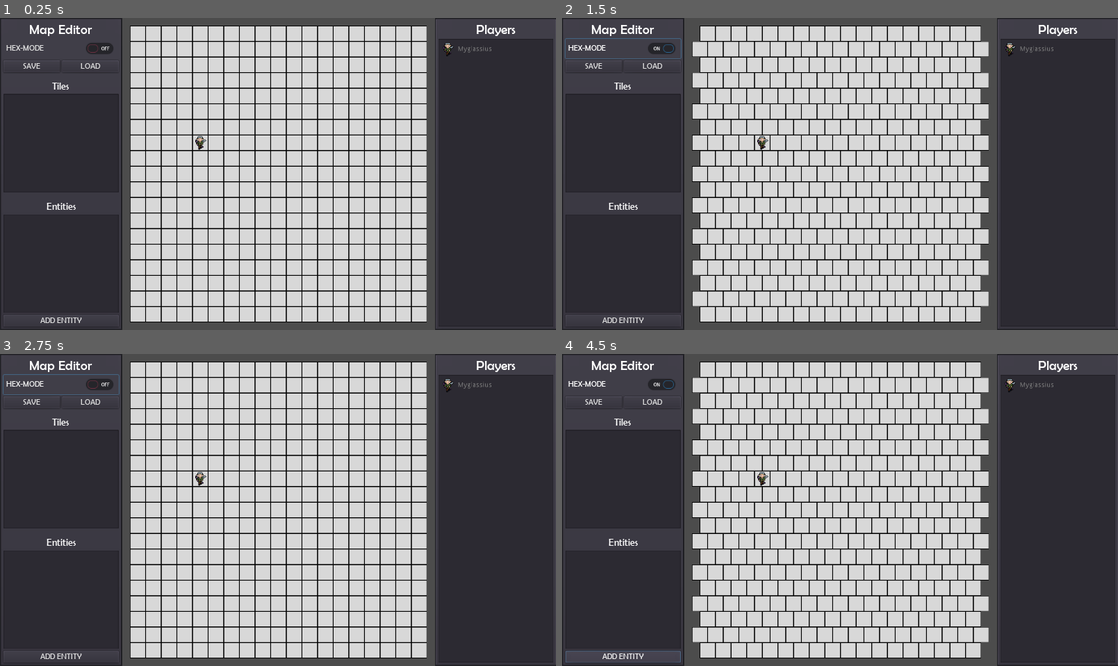
Above: before the commit, frames 1-4 (two rows, left to right).
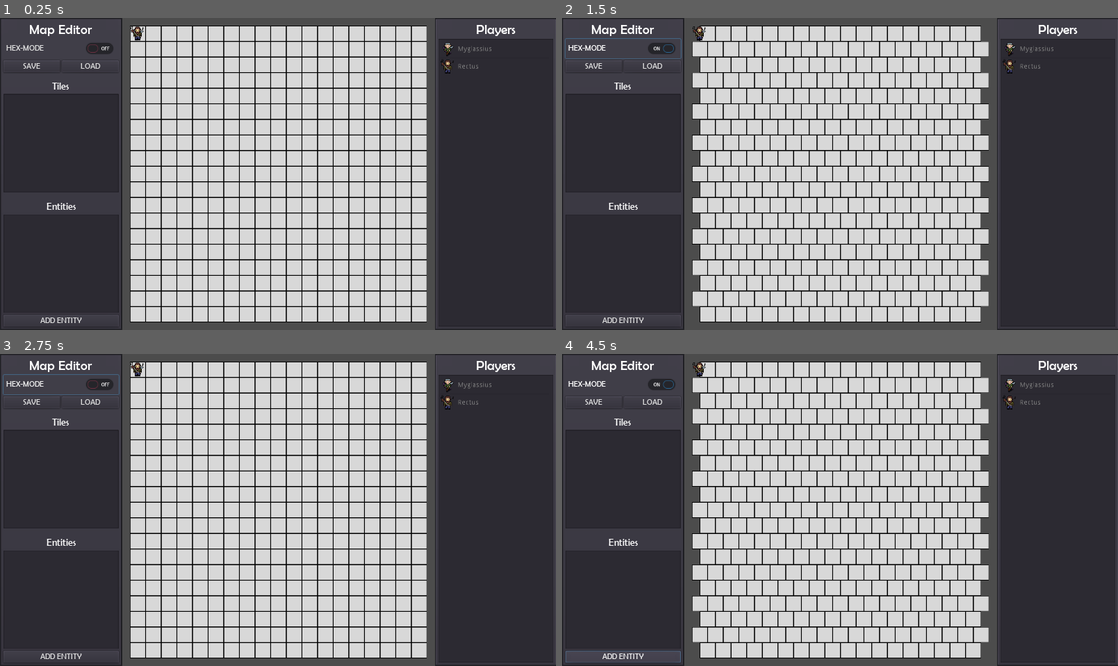
Above: after the commit, the same moments.

Repository: BradHipsher/Map20
Game: Godot game, scene res://main/main.tscn
Same seed, same stepped clock (60 frames per second), same inputs: the game is played once before the commit and once after it.
Inputs:
- Up to frame 1 (0.25 s): no input
- Up to frame 2 (1.5 s): click "ADD ENTITY" at 0.5 s; click "HEX-MODE" at 1.25 s
- Up to frame 3 (2.75 s): click "HEX-MODE" at 2 s
- Up to frame 4 (4.5 s): click "ADD ENTITY" at 2.75 s; click "HEX-MODE" at 3.5 s; click "ADD ENTITY" at 4.25 s

The runs differ from the first frame. In frame 1, 0.2% of the frame differs, in the area x 23-86%, y 2-43%; in frame 2, 0.2%; in frame 3, 0.2%; in frame 4, 0.2%.

Commit message:
added rectus

Diff:
--- a/main/grid/Grid2D.gd
+++ b/main/grid/Grid2D.gd
@@ -65,7 +65,7 @@
 func add_player(nm, txt):
 	var ent = entity.instance()
 	ent.setSprite(txt)
-	ent.position = Vector2(32 + 4*32, 32 + 7*32)
+	ent.position = Vector2(32 + 0*32, 32 + 0*32)
 	ent.name = nm
 	ent.connect("clicked", self, "_on_pickable_clicked")
 	print("added player and connected the signal")
--- a/main/main.gd
+++ b/main/main.gd
@@ -1,6 +1,7 @@
 extends Node2D
 
 const myglassiusTxt = preload("res://res/img/myglassius.png")
+const rectusTxt = preload("res://res/img/rectus.png")
 
 var panelLeft
 var grid2d
@@ -11,6 +12,7 @@
 	grid2d = get_node("Grid2D")
 	panelRight = get_node("panel-right-anchor/panel-right")
 	add_player("Myglassius", myglassiusTxt)
+	add_player("Rectus", rectusTxt)
 
 func add_player(nm, txt):
 	grid2d.add_player(nm, txt)
Binary file added: res/img/rectus.png
Not shown, added: res/img/rectus.png.import
